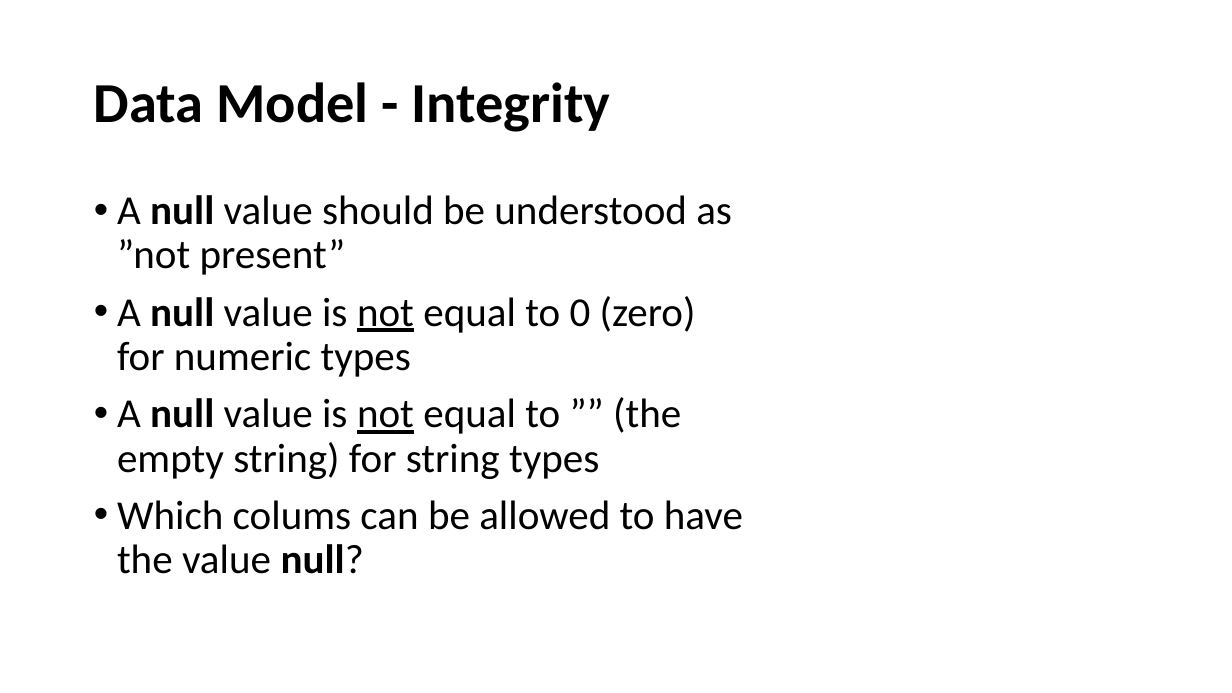
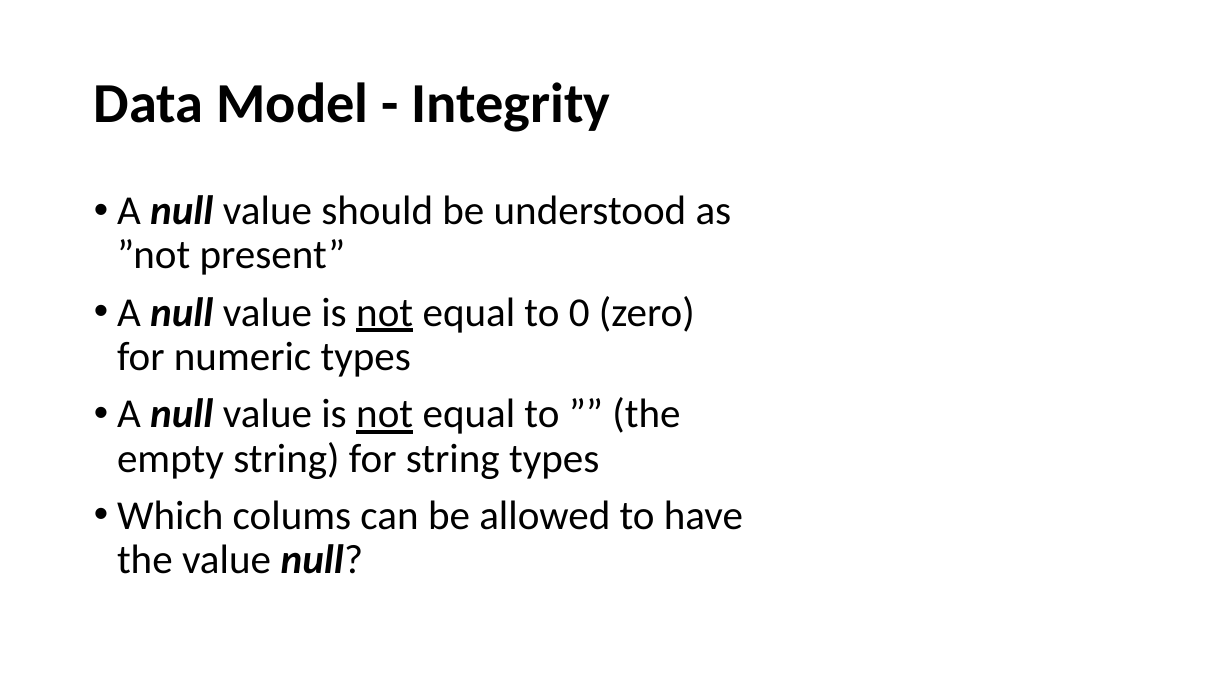
Before and after one commit to perl-easj/OOProg, a slide deck: slide 35 of Chap/DB/Presentations/DBRelationalModel.pptx. Drawn at 1232x693 pixels with LibreOffice and Linux fonts; fonts in the diff are those of the drawing. Boxes give left, top, right and bottom in pixels: in the first picture for what was removed or moved away, otherwise in the second. Text is boxed around its words. In the diff, an @@ line names an element or a change of style, - is before the commit and + after.

```diff
--- a/Chap/DB/Presentations/DBRelationalModel.pptx
+++ b/Chap/DB/Presentations/DBRelationalModel.pptx
@@ text "A null value should be ..." at [117,195,743,574]: italic on in "null", "null", "null", "null?" @@
```
Also in this commit, not shown: 5 other slides changed, 16 other files.
